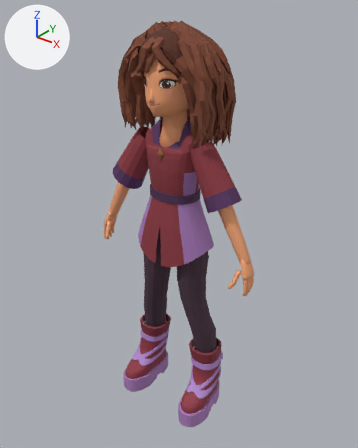
What one commit did to the glTF model Assets/Characters/Animated/v11/sister-animations-v11.glb.
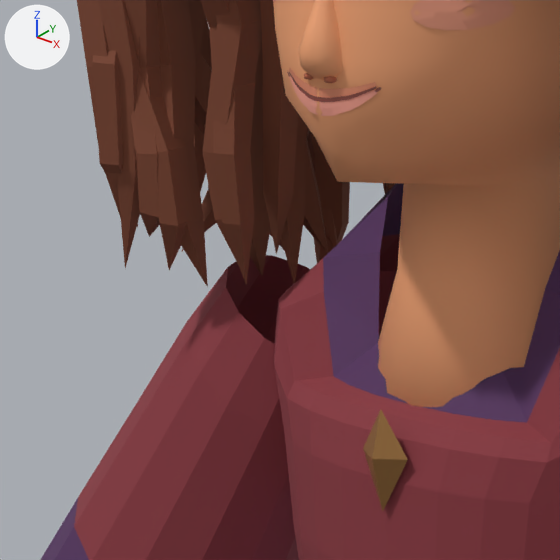
Old and new are each drawn whole from a 50 mm camera at (1.251, -1.544, 1.912) aimed at (-0.015, 0.037, 0.932) and again close up on the part from 30% to 51% of the width and 21% to 38% of the height. The lights are fixed; the arrows at upper left show +X, +Y and +Z. The last two pictures show the newer version. Vertices at exactly the same position are counted once.

In view in the first close-up: 'Sister_HM_Mesh_v1'.
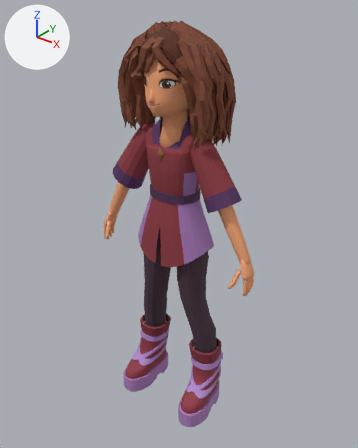
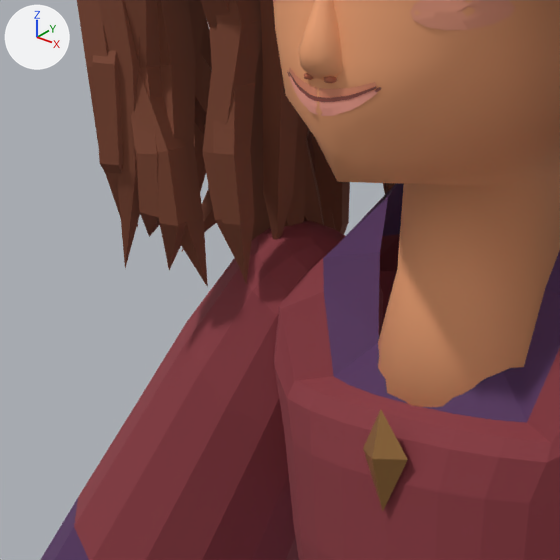
What differs and where, as boxes (x1, y1, x2, y2) in the close-ups (560 x 560 px):
part 1 of me_sister_hm_mesh_v1, added (red): after (226, 221, 383, 344)

What changed in the scene script:
```text
Change me_sister_hm_mesh_v1:
    used by ob_sister_hm_mesh_v1; location = (0.0, 0.0, 0.0)
    remove me_sister_hm_mesh_v1.from_pydata(...)  # 8943 vertices, 16502 faces; spans x -0.41..0.41, y -0.18..0.24, z 0.0..1.79
    add me_sister_hm_mesh_v1.from_pydata(...)  # 9057 vertices, 16754 faces; spans x -0.41..0.41, y -0.18..0.24, z 0.0..1.79
    me_sister_hm_mesh_v1 part 1
    114 vertices are added at x -0.17..0.17, y -0.05..0.03, z 1.33..1.39
    252 new faces join them, mat_hm_sister_tunic (red #8c3740)
```
